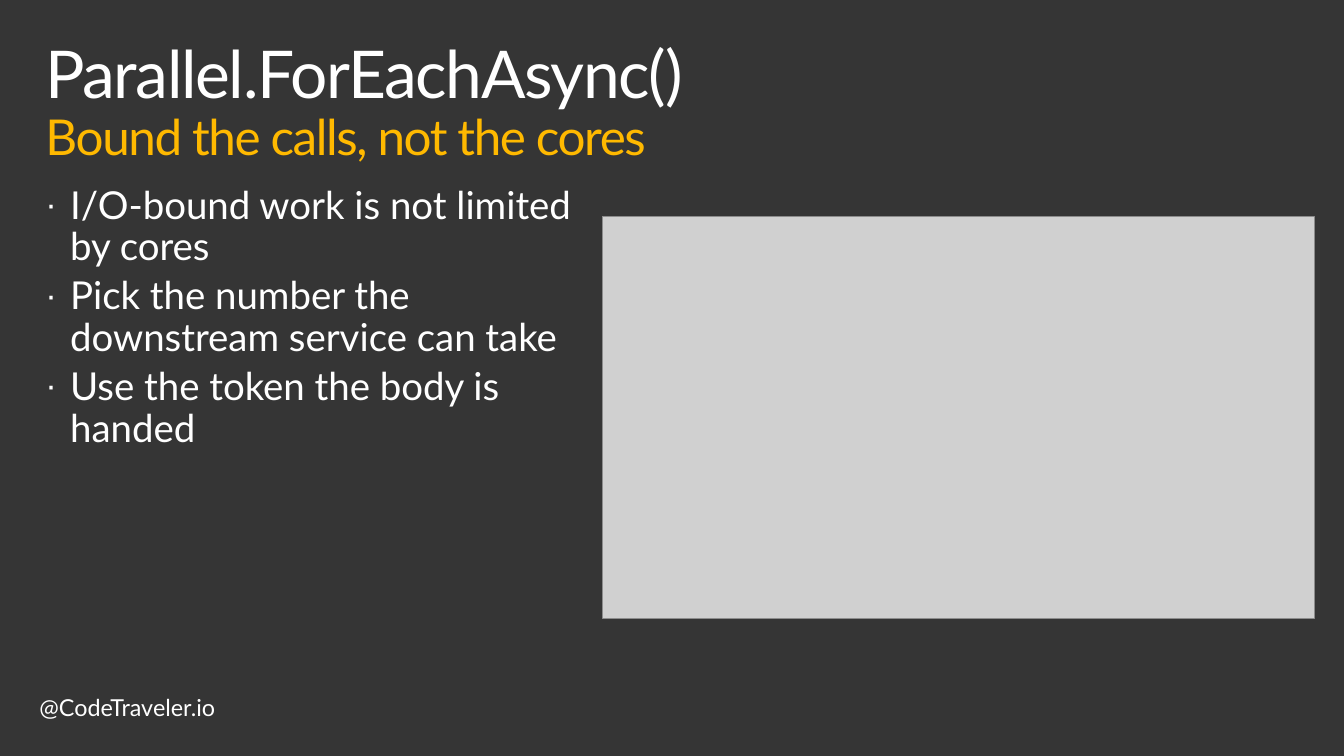
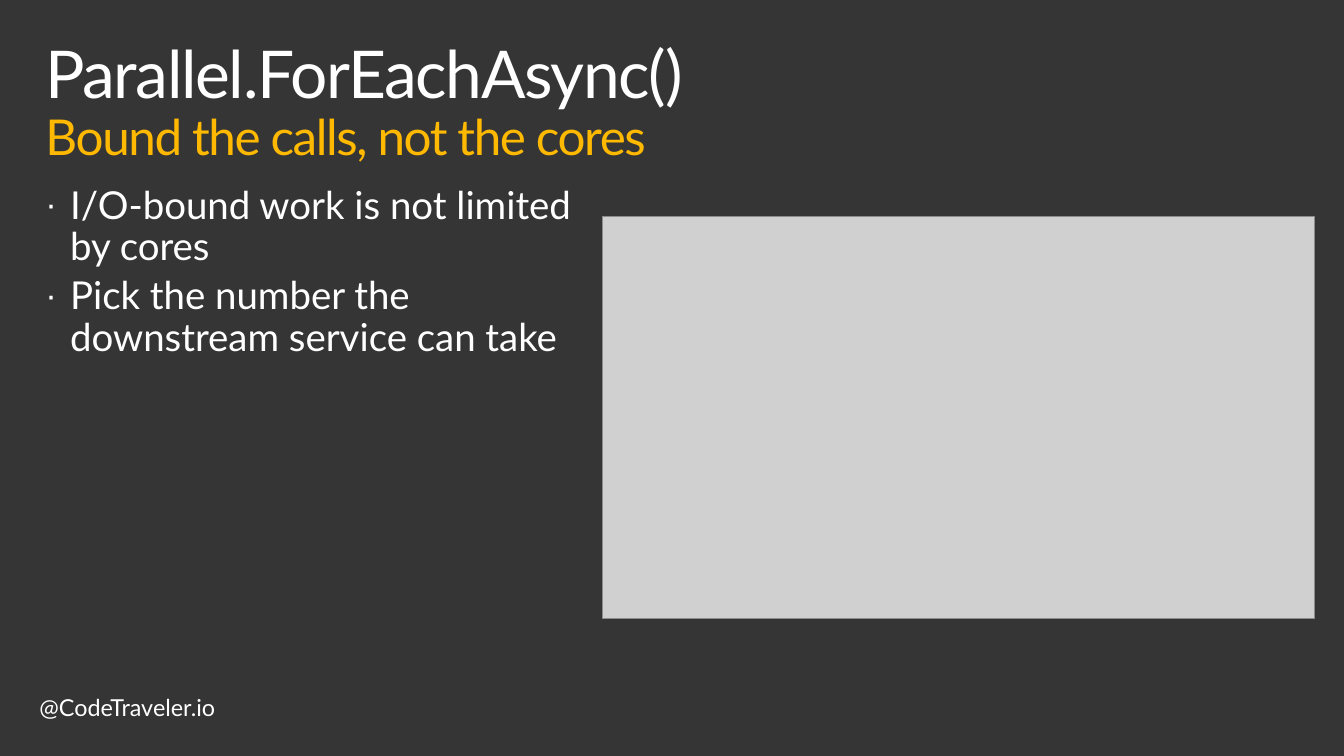
Before and after one commit to TheCodeTraveler/BecomeAnExpertWithAsyncAwait, a slide deck: slide 10 of 7. Data Parallelism/DataParallelism.pptx (slide 12 before the commit). Drawn at 1344x756 pixels with LibreOffice and Linux fonts; fonts in the diff are those of the drawing; grey boxes stand for pictures; background and template pictures are left out. Boxes give left, top, right and bottom in pixels: in the first picture for what was removed or moved away, otherwise in the second. Text is boxed around its words. In the diff, an @@ line names an element or a change of style, - is before the commit and + after.

Commit message:
Update DataParallelism

```diff
--- a/7. Data Parallelism/DataParallelism.pptx
+++ b/7. Data Parallelism/DataParallelism.pptx
@@ text at (x1=70, y1=371, x2=499, y2=443): paragraph removed @@
-· Use the token the body is handed
```
Also in this commit, not shown: 7 other slides changed, 2 slides removed, 1 other file.
